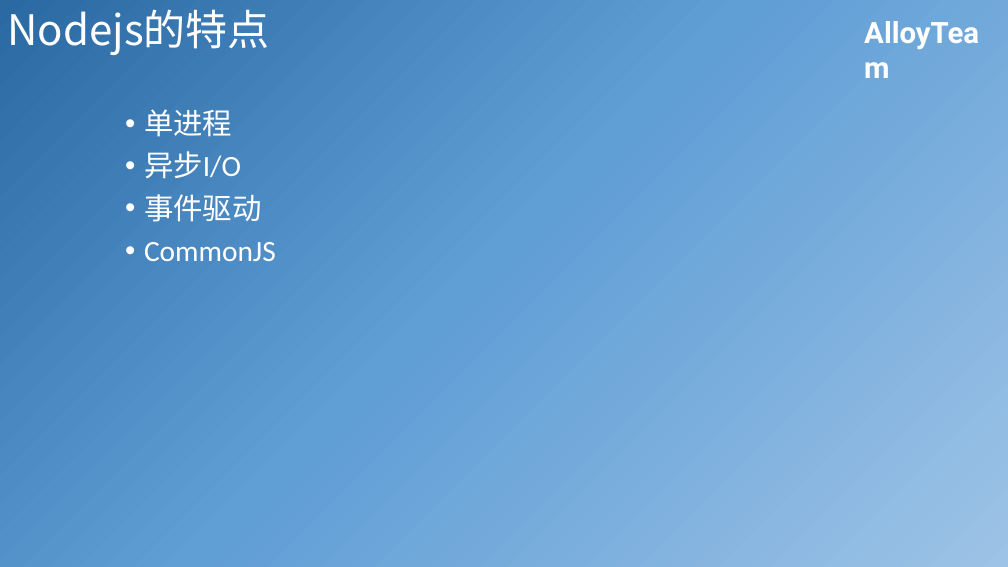
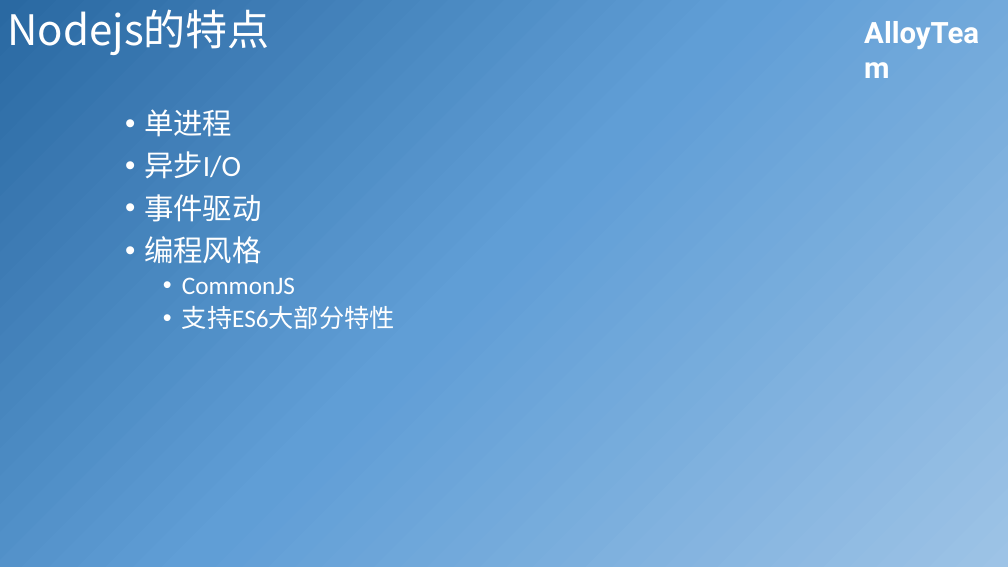
Before and after one commit to JiangJie/ppt, a slide deck: slide 8 of 2015-06/Nodejs基础分享.pptx (slide 7 before the commit). Drawn at 1008x567 pixels with LibreOffice and Linux fonts; fonts in the diff are those of the drawing; background and template pictures are left out. Boxes give left, top, right and bottom in pixels: in the first picture for what was removed or moved away, otherwise in the second. Text is boxed around its words. In the diff, an @@ line names an element or a change of style, - is before the commit and + after.

Commit message:
update

```diff
--- a/2015-06/Nodejs基础分享.pptx
+++ b/2015-06/Nodejs基础分享.pptx
@@ text at box(144, 236, 261, 264): paragraph added @@
+• 编程风格
@@ text at box(182, 277, 295, 294): size 28 to 24 pt in "CommonJS"; list level 1 to 2 in "CommonJS" @@
@@ text at box(182, 306, 395, 329): paragraph added @@
+  • 支持ES6大部分特性
```
Also in this commit, not shown: 1 other slide changed, 1 slide added.
